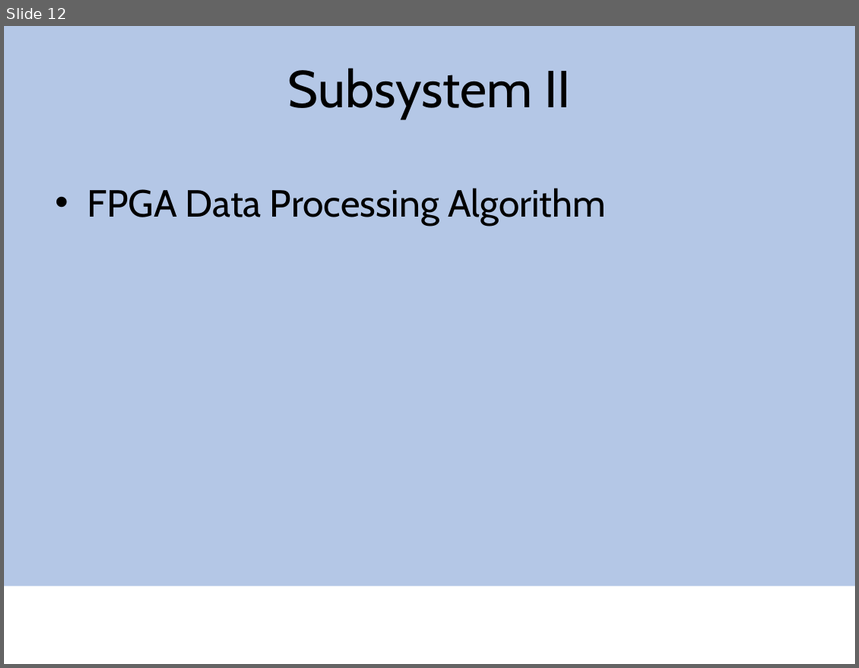
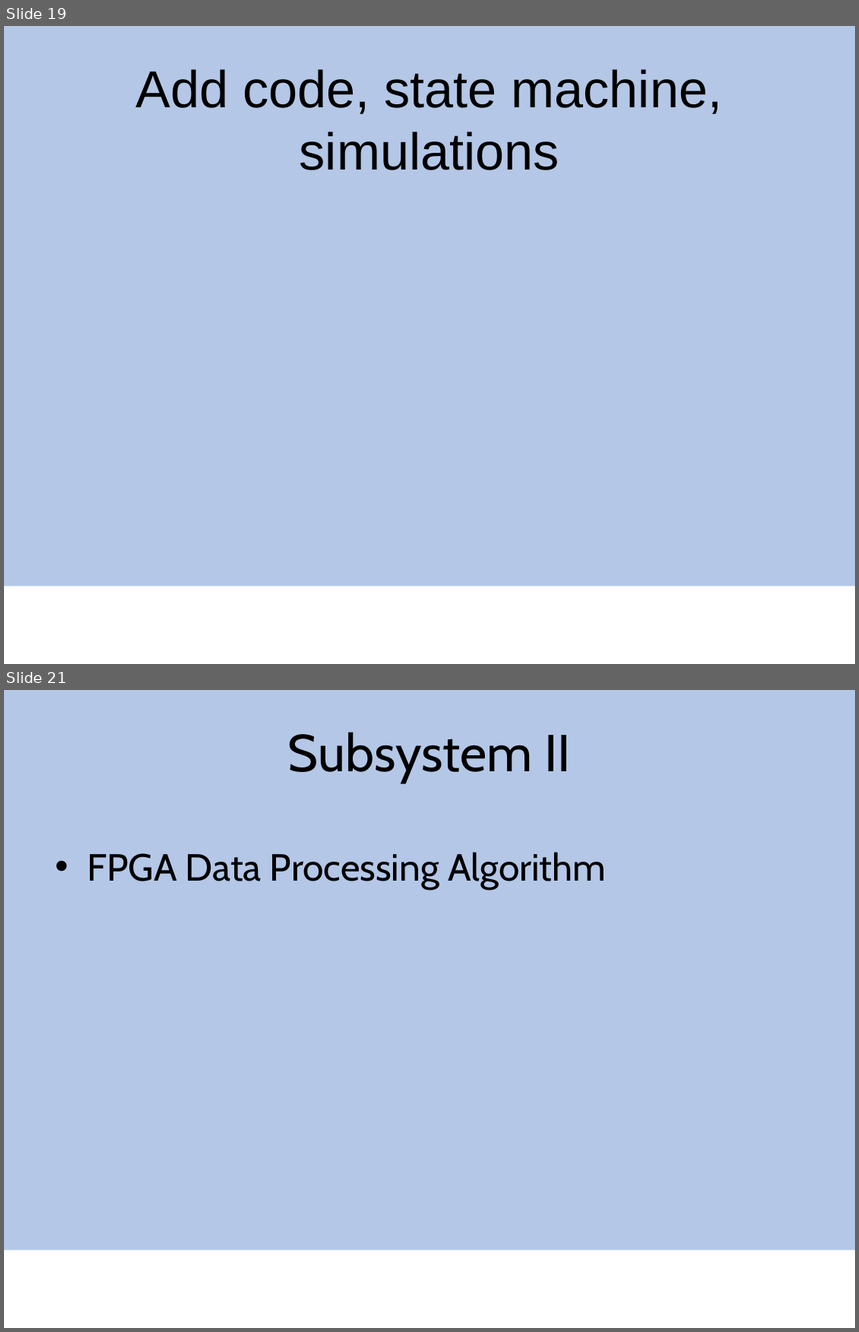
Before and after one commit to mec391/pulseox, a slide deck: capstone.pptx. Shown one above the other, each under a label of ours: slide 12 before the commit, slides 19 and 21 after it; the slides between them are not shown. The pictures are 859x668 and 859x1332 pixels, drawn with LibreOffice and Linux fonts; fonts in the diff are those of the drawing; background and template pictures are left out. Boxes give left, top, right and bottom in pixels: in the first picture for what was removed or moved away, otherwise in the second. Text is boxed around its words. In the diff, an @@ line names an element or a change of style, - is before the commit and + after.

```diff
--- a/capstone.pptx
+++ b/capstone.pptx
@@ slide 19 added at <box>4,26,855,664</box>, background #FFFFFF; not listed: 1 template element that a slide beside it also shows @@
@@ title added at <box>135,69,723,170</box>, 44 pt, text #000000 @@
+Add code, state machine, simulations
@@ what was slide 12 is now slide 21 @@
```
Also in this commit, not shown: 6 slides changed, 10 other slides added, 1 slide removed.
